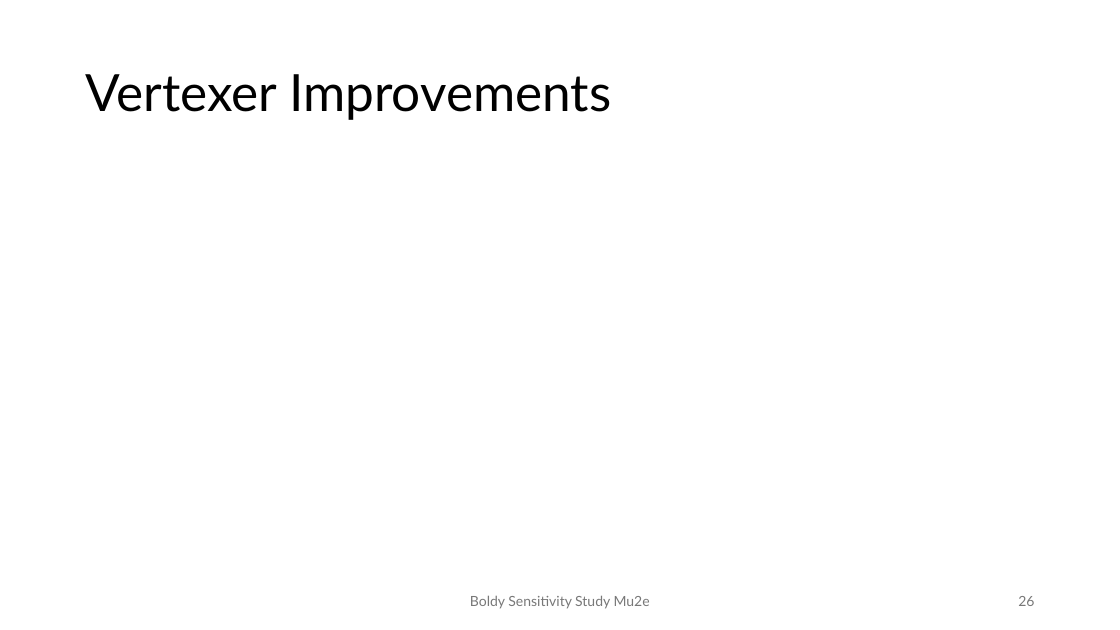
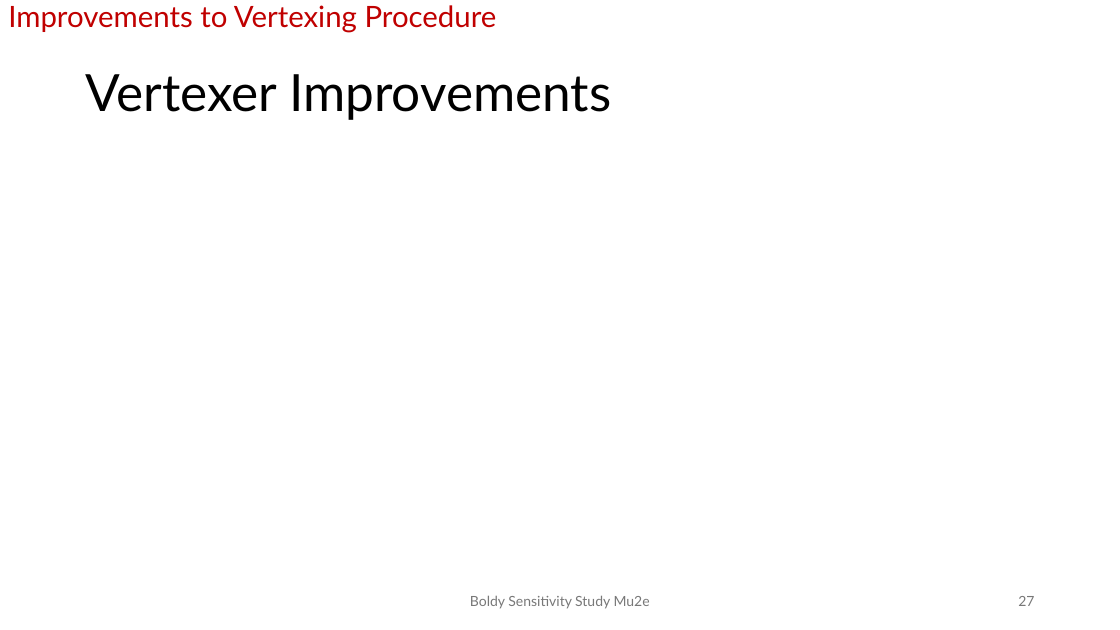
Before and after one commit to andrewboldy/DissertationAndProposalWriting, a slide deck: slide 27 of ProposalWriting/Presentation/BoldyProposalDefense [Autosaved].pptx (slide 26 before the commit). Drawn at 1120x630 pixels with LibreOffice and Linux fonts; fonts in the diff are those of the drawing. Boxes give left, top, right and bottom in pixels: in the first picture for what was removed or moved away, otherwise in the second. Text is boxed around its words. In the diff, an @@ line names an element or a change of style, - is before the commit and + after.

```diff
--- a/ProposalWriting/Presentation/BoldyProposalDefense [Autosaved].pptx
+++ b/ProposalWriting/Presentation/BoldyProposalDefense [Autosaved].pptx
@@ text added at (8,5,497,33), 25.2 pt, text #C00000 @@
+Improvements to Vertexing Procedure
@@ page number at (1018,596,1034,606): text changed @@
-26
+27
```
Also in this commit, not shown: 25 other slides changed, 1 slide added.
